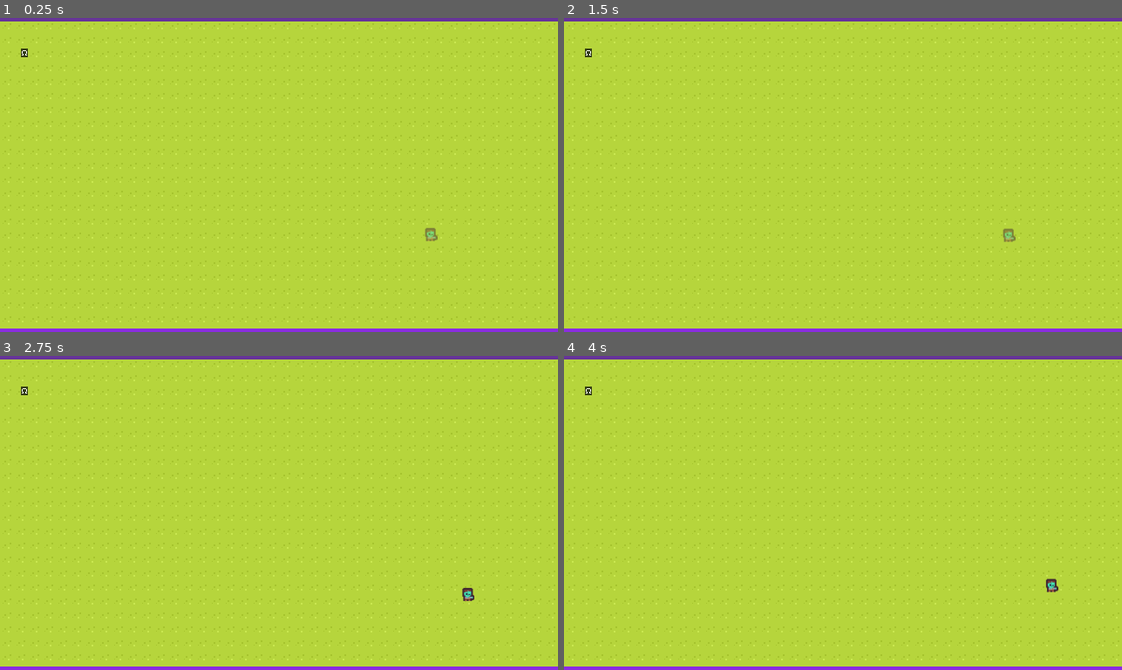
Above: before the commit, frames 1-4 (two rows, left to right).
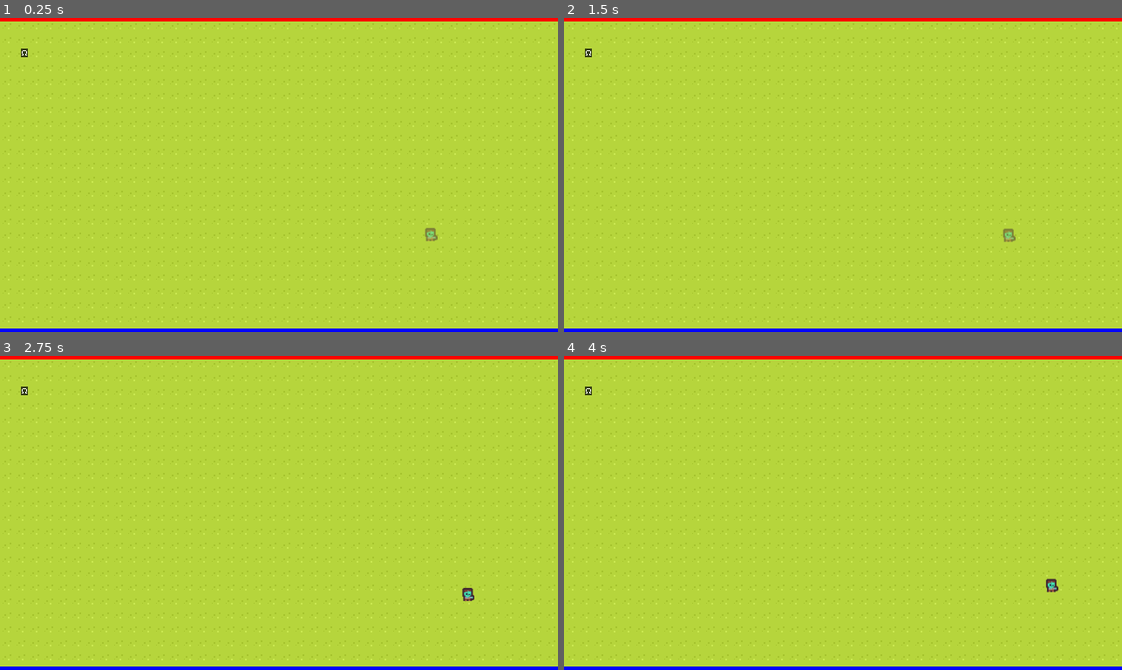
Above: after the commit, the same moments.

Repository: jackokring/here
Game: Godot game, scene res://Scenes/main.tscn
Same seed, same stepped clock (60 frames per second), same inputs: the game is played once before the commit and once after it. Sound files missing from this copy of the repository are replaced by a short silence.
Inputs:
- Up to frame 1 (0.25 s): no input
- Up to frame 2 (1.5 s): tap Enter at 0.5 s; hold Right (ui_right) 0.53-1.28 s; tap Space at 1.25 s; hold Down (ui_down) from 1.28 s (still down)
- Up to frame 3 (2.75 s): release Down (ui_down) at 2.03 s; hold Right (ui_right) from 2.03 s (still down)
- Up to frame 4 (4 s): release Right (ui_right) at 2.78 s; hold Up (ui_up) 2.78-3.53 s; hold Left (ui_left) from 3.53 s (still down)

The runs differ from the first frame. In frame 1, 2.2% of the frame differs, in the area x 0-100%, y 0-100%; in frame 2, 2.2%; in frame 3, 2.2%; in frame 4, 2.2%.

Commit message:
Buffer and colors

Diff:
--- a/Scenes/bass.tscn
+++ b/Scenes/bass.tscn
@@ -9,6 +9,7 @@
 
 [sub_resource type="AudioStreamGenerator" id="AudioStreamGenerator_48uwx"]
 mix_rate = 11025.0
+buffer_length = 3.0
 
 [node name="Bass" type="AudioStreamPlayer"]
 stream = SubResource("AudioStreamGenerator_48uwx")
--- a/Scenes/hud.gd
+++ b/Scenes/hud.gd
@@ -6,10 +6,10 @@
 func _draw() -> void:
 	var rect: Rect2 = Global.top_rect()
 	rect.size.x *= top / 100.0
-	draw_rect(rect, Color.REBECCA_PURPLE)
+	draw_rect(rect, Color.RED)
 	rect = Global.bottom_rect()
 	rect.size.x *= top / 100.0
-	draw_rect(rect, Color.BLUE_VIOLET)
+	draw_rect(rect, Color.BLUE)
 
 func _process(delta: float) -> void:
 	queue_redraw()
--- a/Scripts/audio.gd
+++ b/Scripts/audio.gd
@@ -56,7 +56,7 @@
 	#0 [Note], oct, stutterCount, [envMod], [drum], [drumEnvMod]
 	C, O1, 2, dry, kick, dry,
 	A, O1, 1, dry, open, dry,
-	F, O1, 4, twg, snare, rez,
+	F, O1, 3, twg, snare, rez,
 	E, O1, 1, rez, clap, dry,
 ]
 # 256 pattern limit
